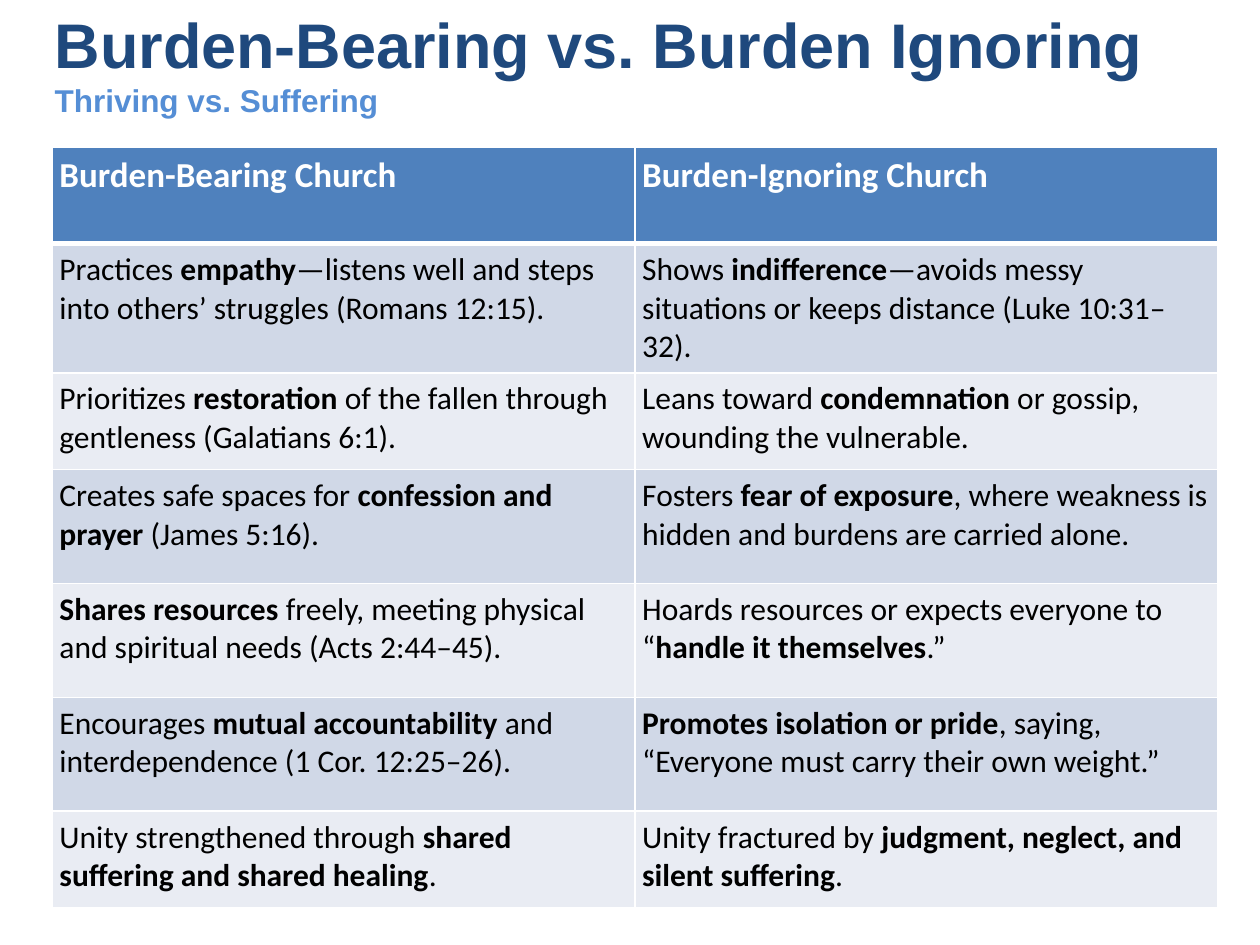
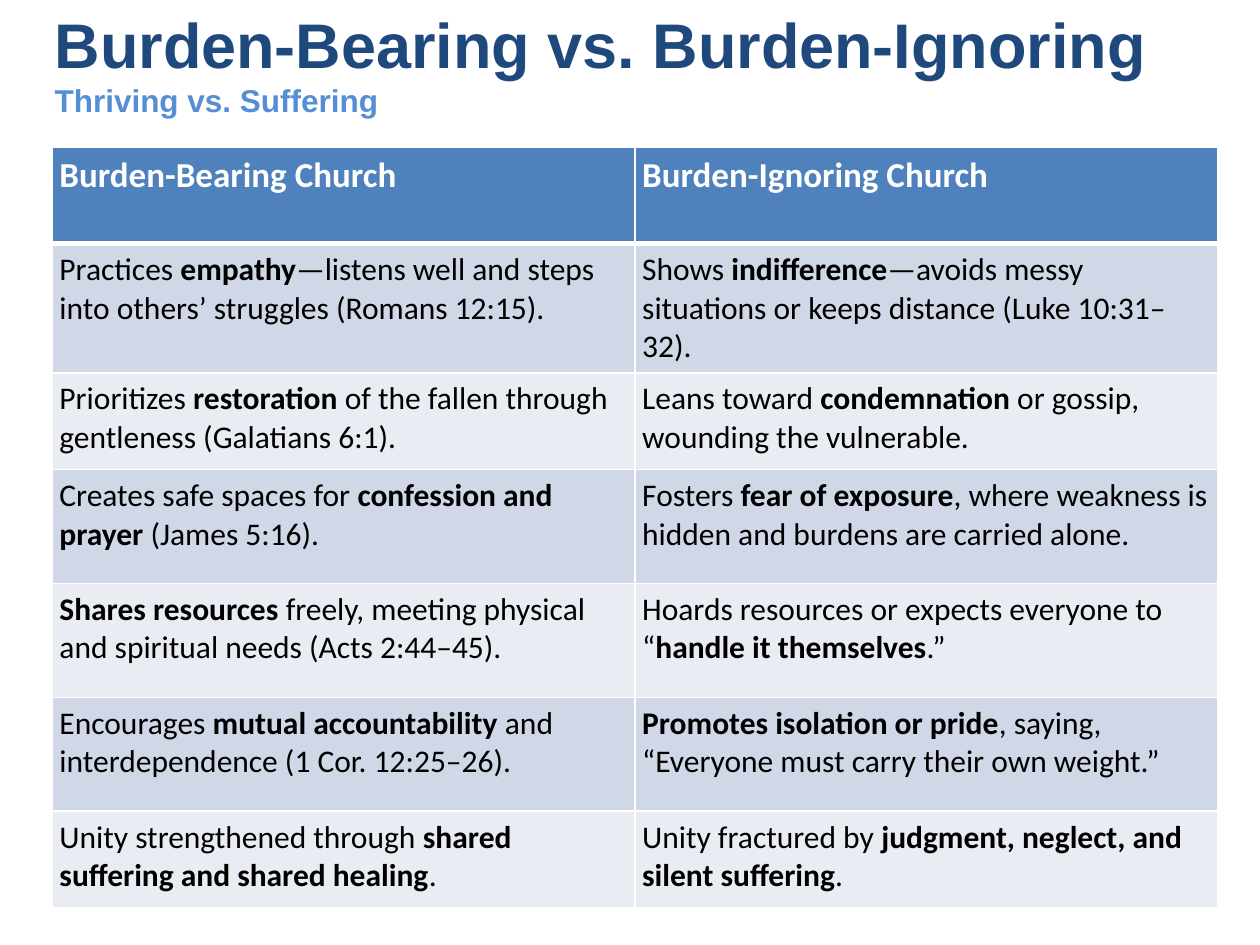
Before and after one commit to UsefulEngines/EvangelismPublic, a slide deck: slide 6 of 2025-Q3/Unity11/2025-09-14-Unity11.pptx. Drawn at 1260x945 pixels with LibreOffice and Linux fonts; fonts in the diff are those of the drawing. Boxes give left, top, right and bottom in pixels: in the first picture for what was removed or moved away, otherwise in the second. Text is boxed around its words. In the diff, an @@ line names an element or a change of style, - is before the commit and + after.

Commit message:
Update
Update

```diff
--- a/2025-Q3/Unity11/2025-09-14-Unity11.pptx
+++ b/2025-Q3/Unity11/2025-09-14-Unity11.pptx
@@ title at [55, 22, 1146, 118]: text changed @@
-Burden-Bearing vs. Burden Ignoring
-Thriving vs. Suffering
+Burden-Bearing vs. Burden-Ignoring
+Thriving vs. Suffering
```
